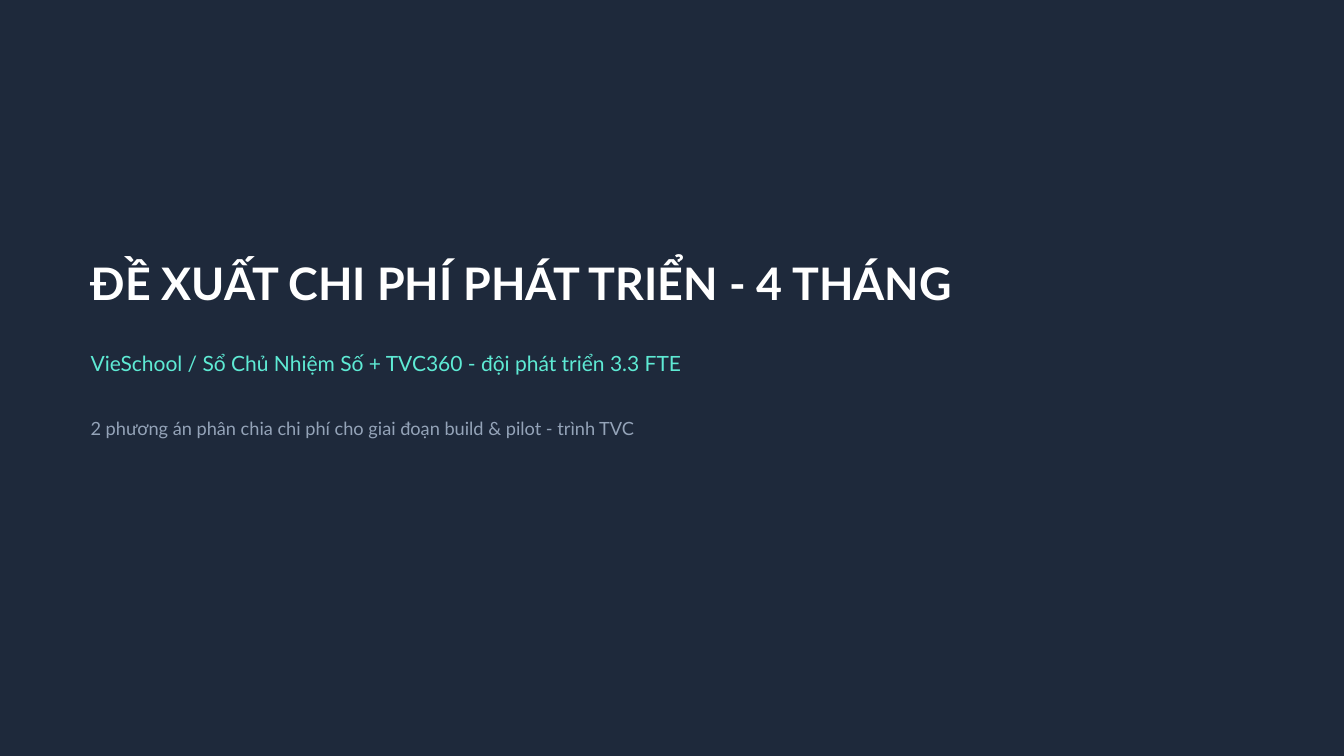
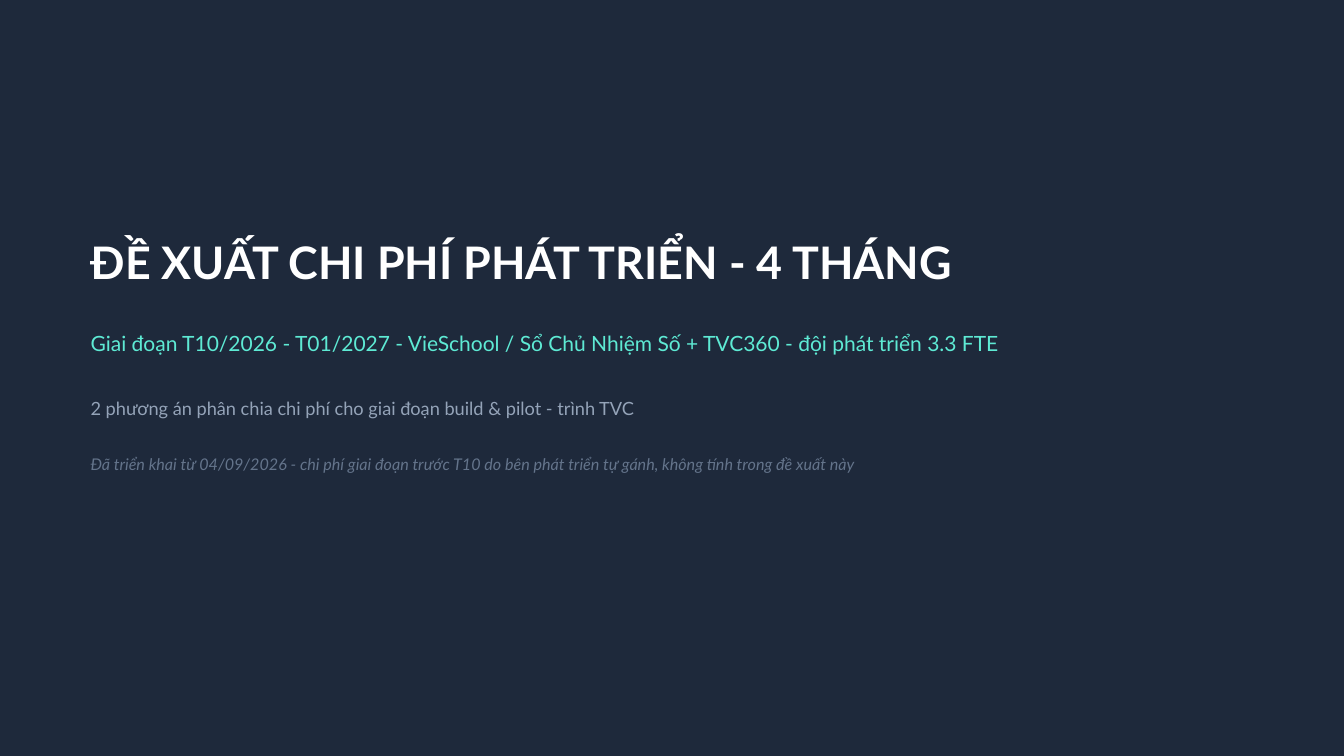
Before and after one commit to saintzzz/so-chu-nhiem-so, a slide deck: slide 1 of docs/handover/PROPOSAL-chi-phi-dev-4thang.pptx. Drawn at 1344x756 pixels with LibreOffice and Linux fonts; fonts in the diff are those of the drawing. Boxes give left, top, right and bottom in pixels: in the first picture for what was removed or moved away, otherwise in the second. Text is boxed around its words. In the diff, an @@ line names an element or a change of style, - is before the commit and + after.

```diff
--- a/docs/handover/PROPOSAL-chi-phi-dev-4thang.pptx
+++ b/docs/handover/PROPOSAL-chi-phi-dev-4thang.pptx
@@ text "ĐỀ XUẤT CHI PHÍ PHÁT ...": place and size @@
-text "ĐỀ XUẤT CHI PHÍ PHÁT ..." at [91, 261, 952, 301]
+text "ĐỀ XUẤT CHI PHÍ PHÁT ..." at [91, 241, 952, 280]
@@ text at [91, 334, 998, 355]: text changed @@
-VieSchool / Sổ Chủ Nhiệm Số + TVC360 - đội phát triển 3.3 FTE
+Giai đoạn T10/2026 - T01/2027 - VieSchool / Sổ Chủ Nhiệm Số + TVC360 - đội phát triển 3.3 FTE
@@ text "2 phương án phân chia ...": place and size @@
-text "2 phương án phân chia ..." at [91, 421, 634, 438]
+text "2 phương án phân chia ..." at [91, 401, 634, 418]
@@ text added at [91, 457, 854, 473], 11.5 pt, text #64748B, italic @@
+Đã triển khai từ 04/09/2026 - chi phí giai đoạn trước T10 do bên phát triển tự gánh, không tính trong đề xuất này
```
Also in this commit, not shown: 7 other slides changed, 1 other file.
